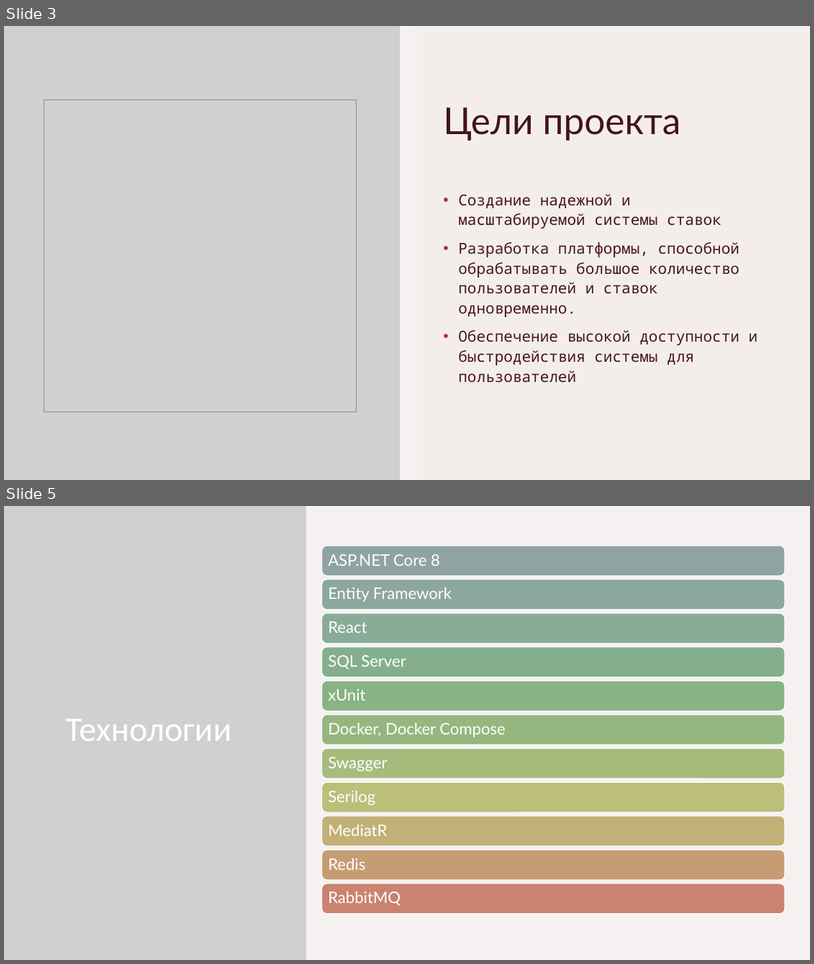
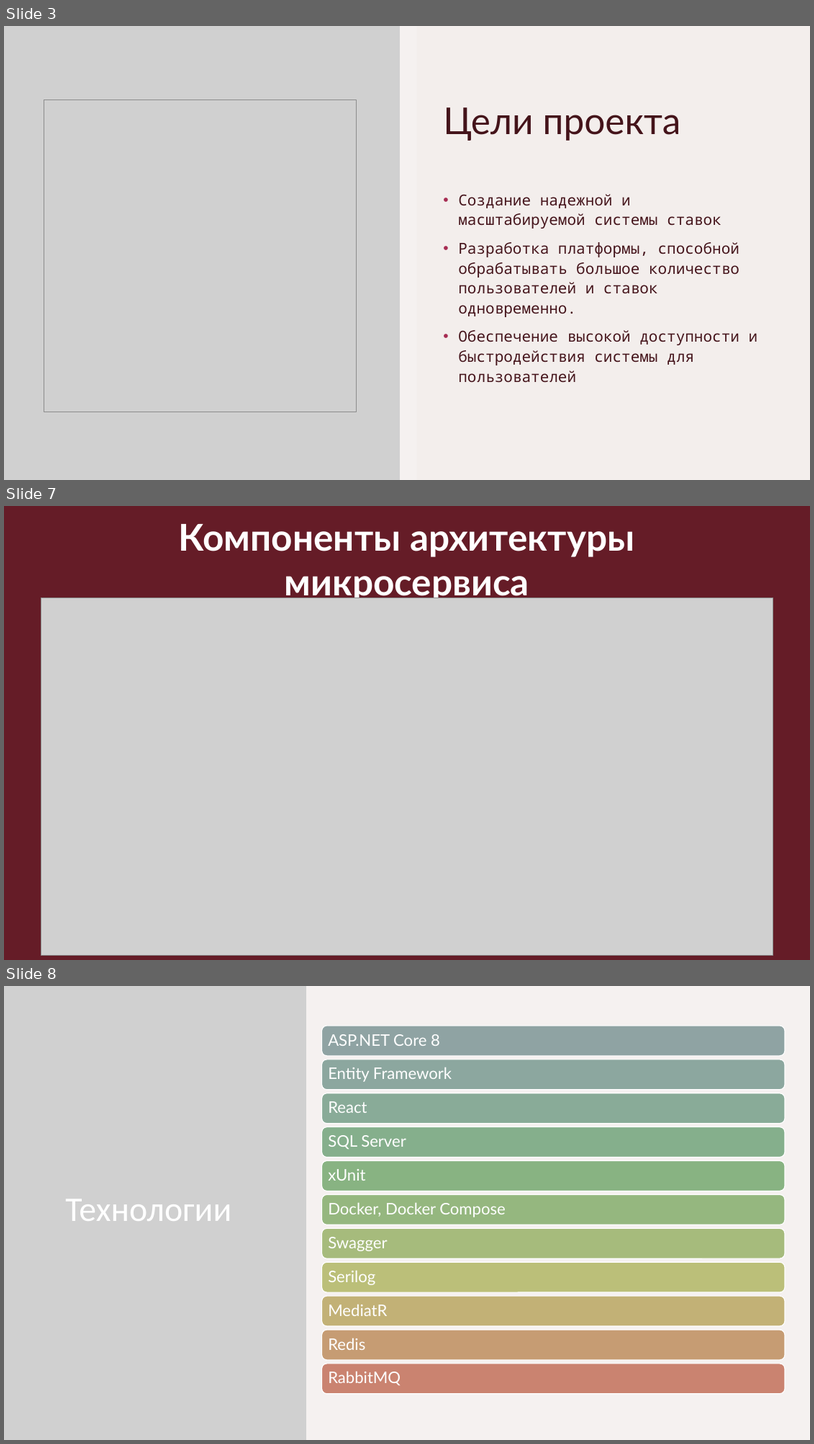
Before and after one commit to SergeyFM/Bets, a slide deck: docs/CoolBet.pptx. Shown one above the other, each under a label of ours: slides 3 and 5 before the commit, slides 3, 7 and 8 after it; the slides between them are not shown. The pictures are 814x964 and 814x1444 pixels, drawn with LibreOffice and Linux fonts; fonts in the diff are those of the drawing; grey boxes stand for pictures; background and template pictures are left out. Boxes give left, top, right and bottom in pixels: in the first picture for what was removed or moved away, otherwise in the second. Text is boxed around its words. In the diff, an @@ line names an element or a change of style, - is before the commit and + after.

```diff
--- a/docs/CoolBet.pptx
+++ b/docs/CoolBet.pptx
@@ slide 7 added at [4,506,810,960], background #FFFFFF @@
@@ rectangle added at [4,506,810,960], fill #651C27 @@
@@ title added at [179,524,635,602], 44 pt, text #FFFFFF, bold @@
+Компоненты архитектуры микросервиса
@@ picture added at [41,598,774,955] @@
@@ what was slide 5 is now slide 8 @@
```
Also in this commit, not shown: 1 slide changed, 2 other slides added, 4 other files.
